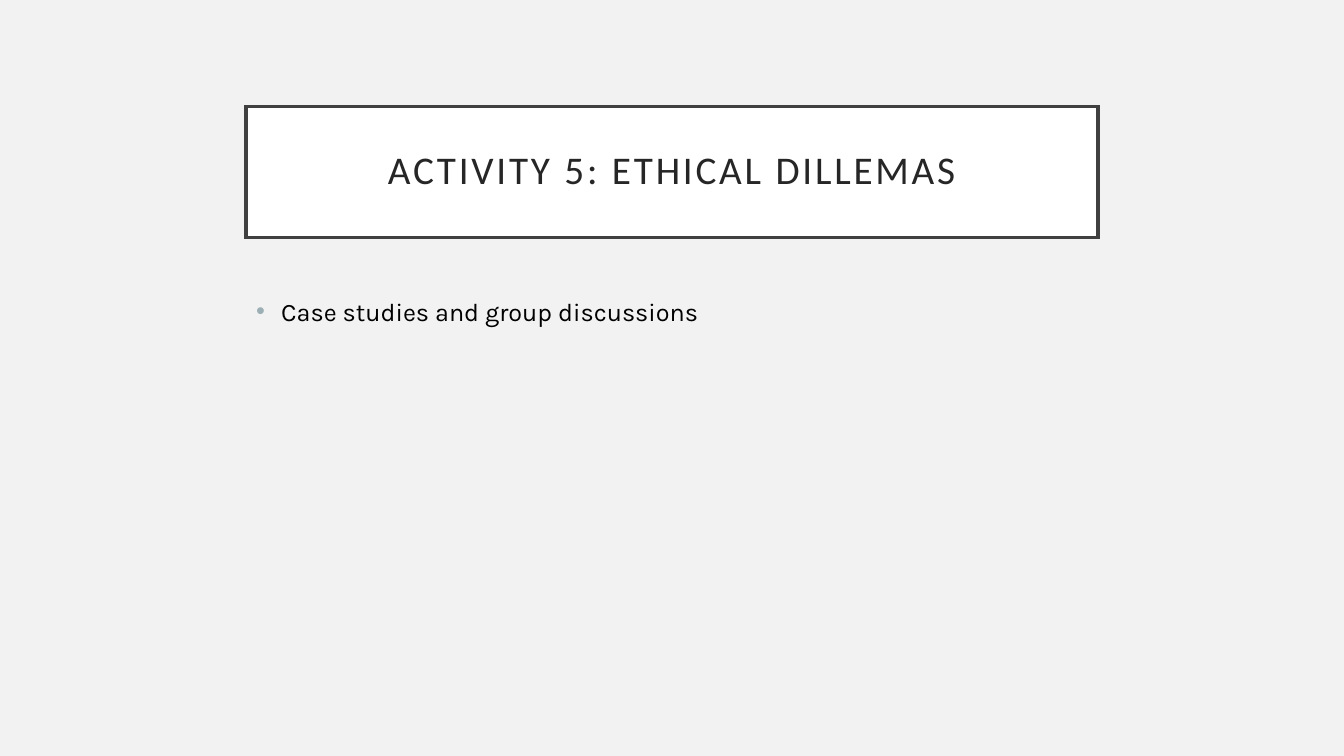
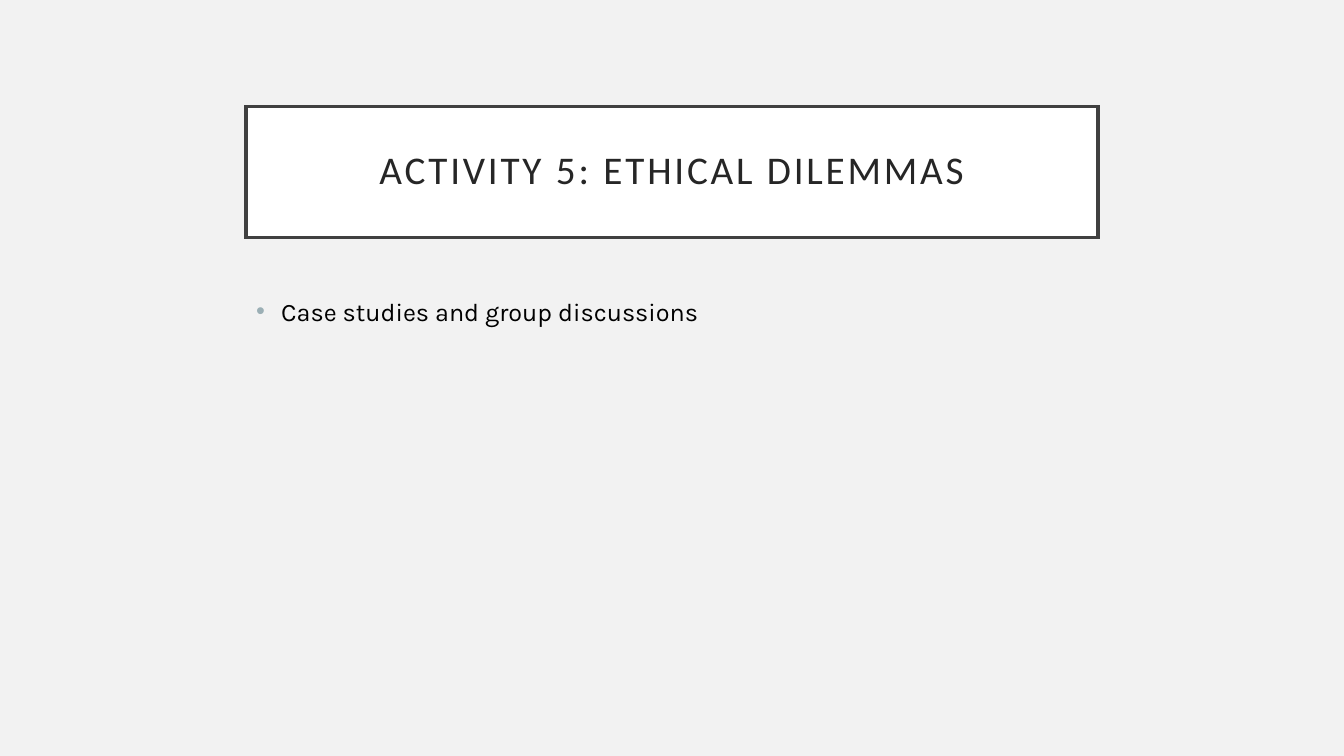
Before and after one commit to eholdmore/StatsForCompBio, a slide deck: slide 45 of Stats-for-Comp-Bio.pptx (slide 42 before the commit). Drawn at 1344x756 pixels with LibreOffice and Linux fonts; fonts in the diff are those of the drawing. Boxes give left, top, right and bottom in pixels: in the first picture for what was removed or moved away, otherwise in the second. Text is boxed around its words. In the diff, an @@ line names an element or a change of style, - is before the commit and + after.

```diff
--- a/Stats-for-Comp-Bio.pptx
+++ b/Stats-for-Comp-Bio.pptx
@@ title at (379,158,964,185): text changed @@
-ACTIVITY 5: ETHICAL DILLEMAS
+ACTIVITY 5: ETHICAL DILEMMAS
```
Also in this commit, not shown: 2 other slides changed, 3 slides added, 6 other files.
